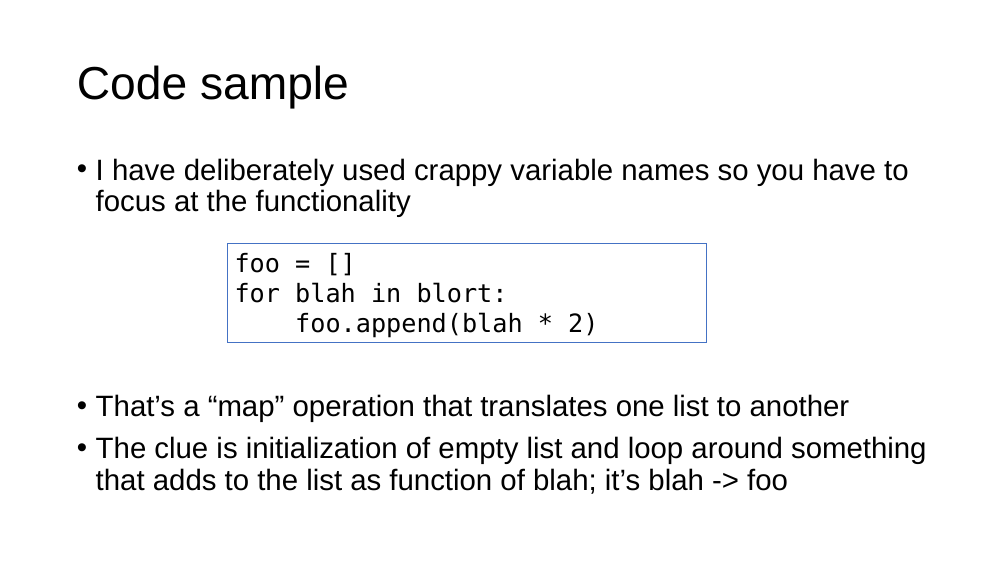
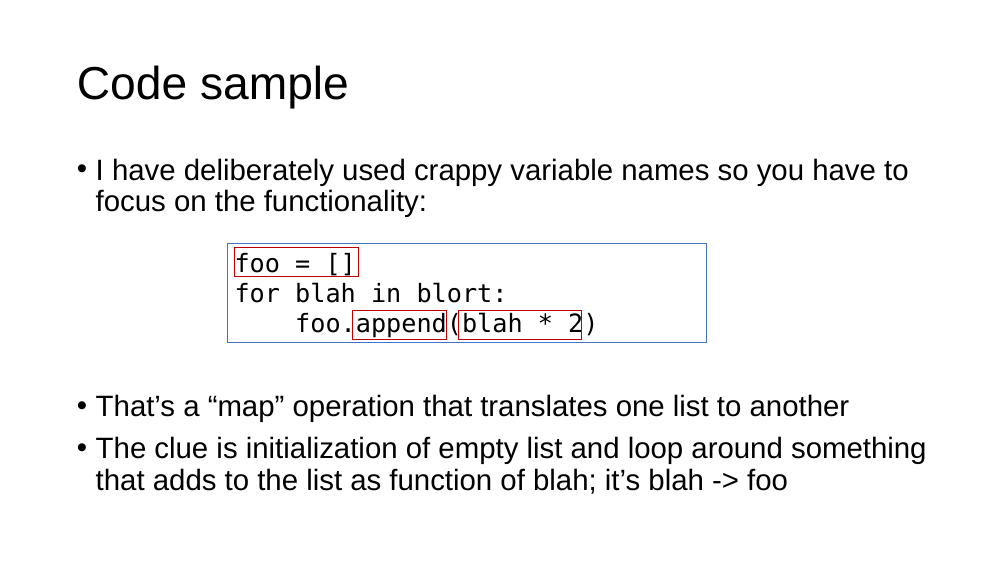
Before and after one commit to parrt/msds689, a slide deck: slide 13 of notes/reading-code.pptx. Drawn at 1008x567 pixels with LibreOffice and Linux fonts; fonts in the diff are those of the drawing; background and template pictures are left out. Boxes give left, top, right and bottom in pixels: in the first picture for what was removed or moved away, otherwise in the second. Text is boxed around its words. In the diff, an @@ line names an element or a change of style, - is before the commit and + after.

```diff
--- a/notes/reading-code.pptx
+++ b/notes/reading-code.pptx
@@ text at (96,158,908,217): text changed @@
-• I have deliberately used crappy variable names so you have to focus at the functionality
+• I have deliberately used crappy variable names so you have to focus on the functionality:
@@ rectangle added at (234,247,358,277), outline #C00000 1 pt @@
@@ rectangle added at (352,310,447,340), outline #C00000 1 pt @@
@@ rectangle added at (459,310,582,340), outline #C00000 1 pt @@
```
Also in this commit, not shown: 6 other slides changed, 7 other files.
